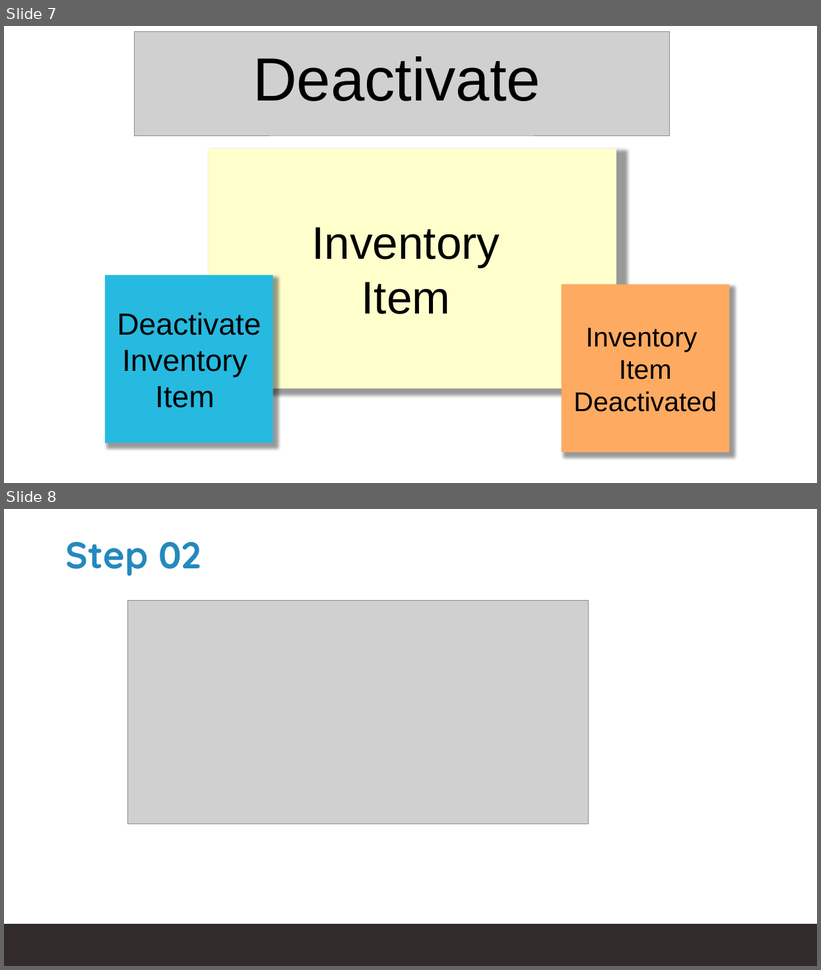
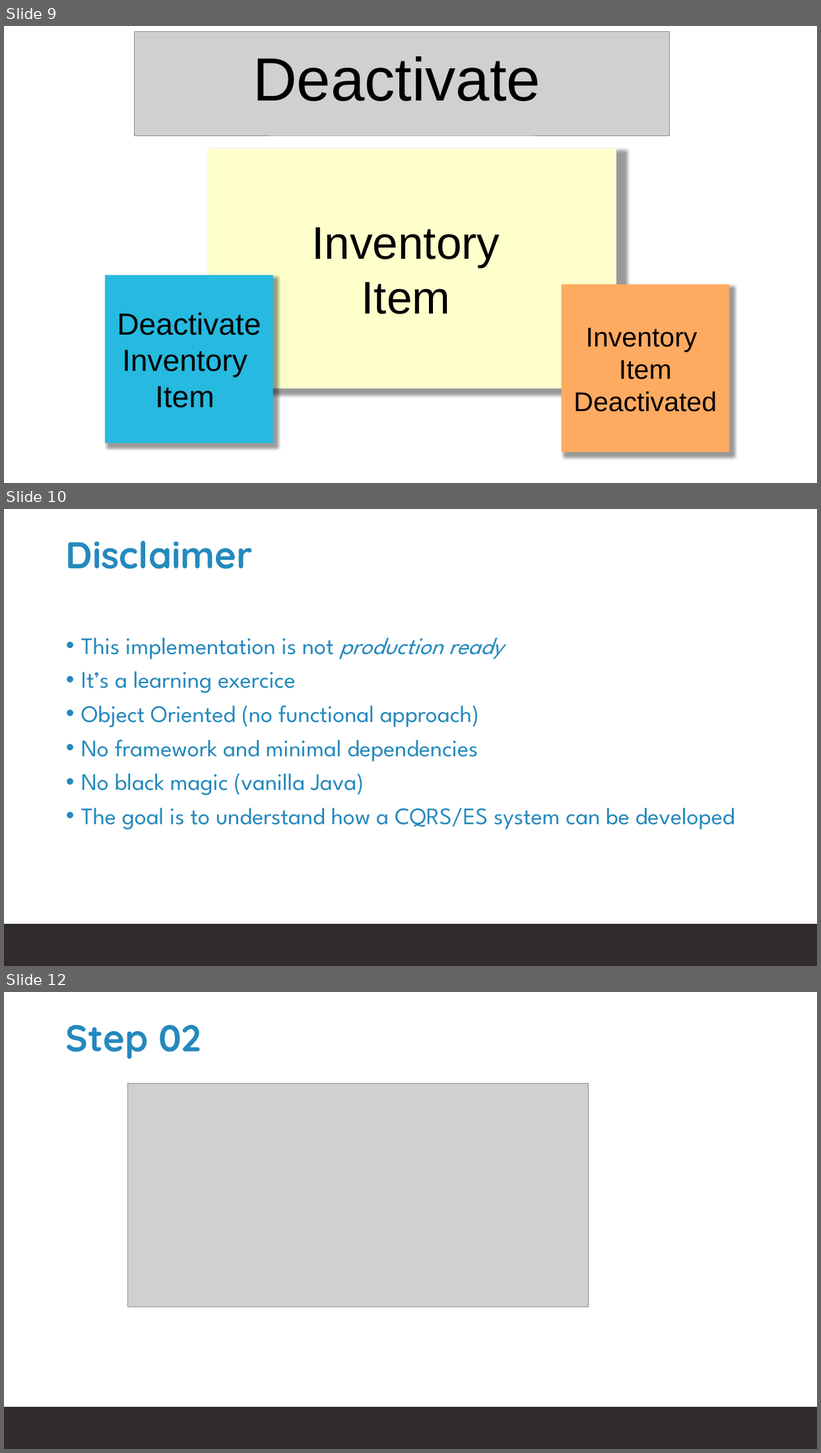
Before and after one commit to agilepartner/cqrs-es-workshop-java, a slide deck: CQRS-Workshop.pptx. Shown one above the other, each under a label of ours: slides 7 and 8 before the commit, slides 9, 10 and 12 after it; the slides between them are not shown. The pictures are 821x970 and 821x1453 pixels, drawn with LibreOffice and Linux fonts; fonts in the diff are those of the drawing; grey boxes stand for pictures; background and template pictures are left out. Boxes give left, top, right and bottom in pixels: in the first picture for what was removed or moved away, otherwise in the second. Text is boxed around its words. In the diff, an @@ line names an element or a change of style, - is before the commit and + after.

```diff
--- a/CQRS-Workshop.pptx
+++ b/CQRS-Workshop.pptx
@@ slide 10 added at [4,509,817,966], background #FFFFFF; not listed: 1 template element that a slide beside it also shows @@
@@ title added at [66,541,253,569], 44 pt, text #2489BD, bold @@
+Disclaimer
@@ text added at [81,638,735,830], 28 pt, text #2489BD @@
+• This implementation is not production ready
+• It’s a learning exercice
+• Object Oriented (no functional approach)
+• No framework and minimal dependencies
+• No black magic (vanilla Java)
+• The goal is to understand how a CQRS/ES system can be developed
@@ what was slide 7 is now slide 9 @@
@@ what was slide 8 is now slide 12 @@
```
Also in this commit, not shown: 1 slide changed, 4 other slides added.
